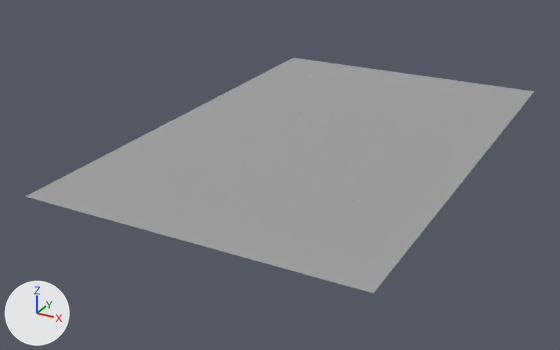
The OBJ model AC-AutoX/content/tracks/sonoma_autocross/sonoma_autocross.obj: old version first, new version second.
One viewpoint serves both versions: a 50 mm lens placed at (185.0, -344.0, 149.0), pointed at (0.0, -8.0, -19.0). The lights are fixed; the arrows at lower left show +X, +Y and +Z. The first picture is the older version. Where no turn or scale is listed for an object, it has been applied to the vertices.

The first picture shows '1ROAD_paddock'.
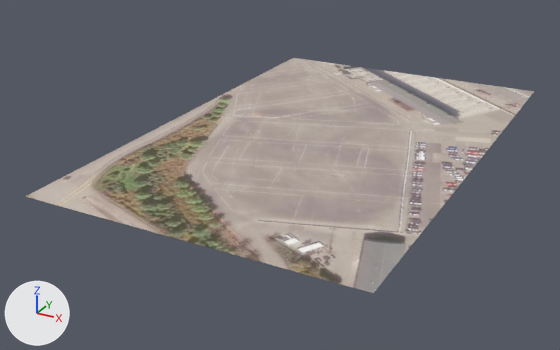
What differs and where, as boxes (x1, y1, x2, y2) in the pictures (560 x 350 px):
'1ROAD_paddock', surface changed: (25, 58, 534, 293) in both

What the commit changed:
Picture 'sonoma_paddock_z19.jpg' (img_sonoma_paddock_z19_jpg) is new.
In material 'MAT_ASPHALT_PADDOCK' (mat_mat_asphalt_paddock), base_color is no longer (0.35, 0.35, 0.35), grey #a0a0a0.
In material 'MAT_ASPHALT_PADDOCK' (mat_mat_asphalt_paddock), texture is now set to img_sonoma_paddock_z19_jpg.
me_1road_paddock has 1855 vertices, 3536 faces and spans x -70.0..100.0, y -120.0..140.0, z -2.0..2.0.
me_1road_paddock is used by ob_1road_paddock; location (0.0, 0.0, 0.0).
me_1road_paddock part 1: texture (UV) coordinates of 3536 of 3536 faces, centred in x -68.0..98.0, y -118.0..138.0, z -2.0..2.0, changed; they spanned u 0.0..17.0, v 0.0..26.0 and now span u 0.44..0.92, v 0.25..0.87.
